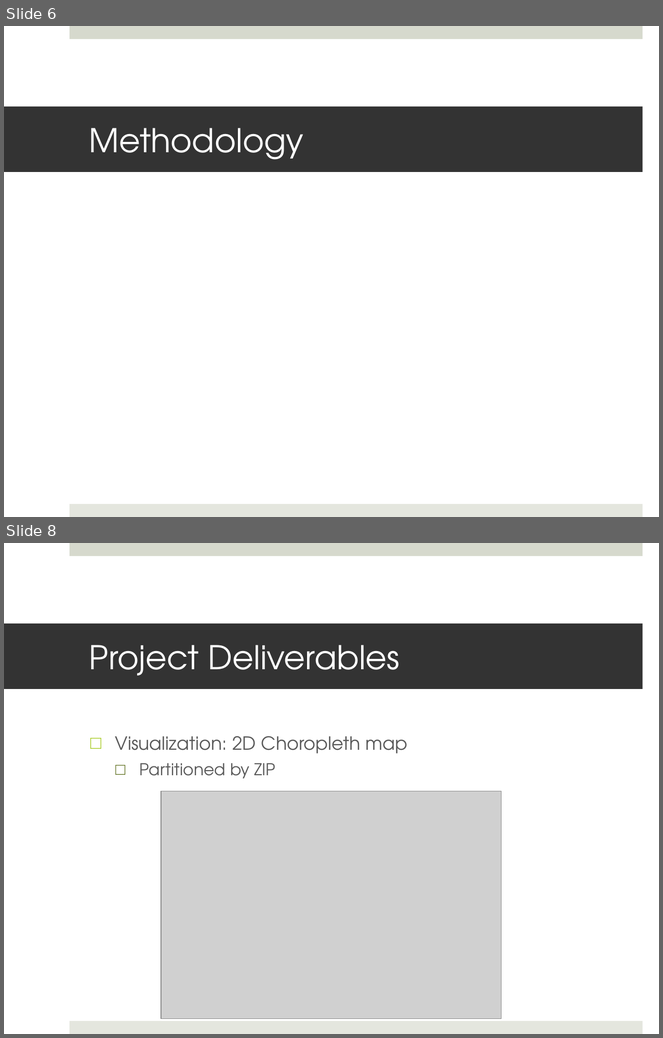
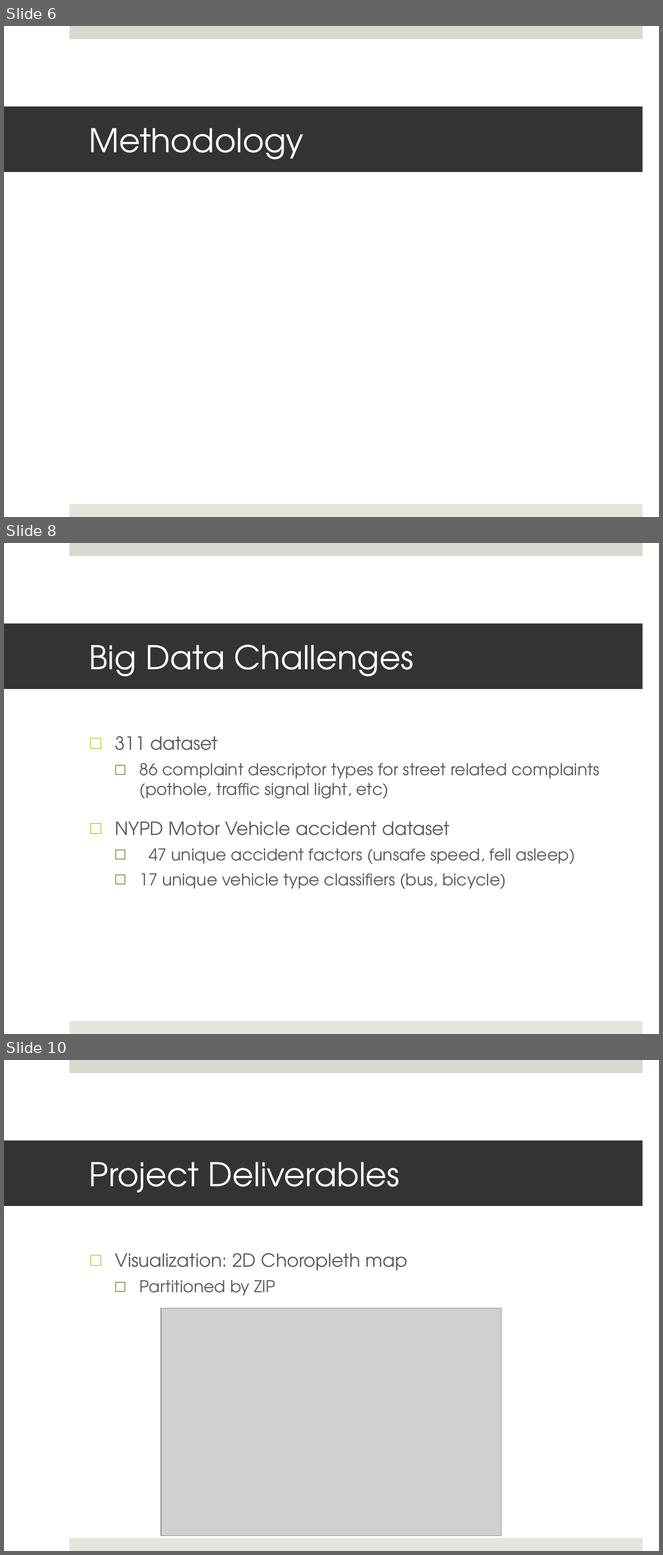
Before and after one commit to JKasakyan/BDM-Final-Project, a slide deck: Documents/Kasakyan_James_Proposal_Final_Presentation.pptx. Shown one above the other, each under a label of ours: slides 6 and 8 before the commit, slides 6, 8 and 10 after it; the slides between them are not shown. The pictures are 663x1038 and 663x1555 pixels, drawn with LibreOffice and Linux fonts; fonts in the diff are those of the drawing; grey boxes stand for pictures. Boxes give left, top, right and bottom in pixels: in the first picture for what was removed or moved away, otherwise in the second. Text is boxed around its words. In the diff, an @@ line names an element or a change of style, - is before the commit and + after.

```diff
--- a/Documents/Kasakyan_James_Proposal_Final_Presentation.pptx
+++ b/Documents/Kasakyan_James_Proposal_Final_Presentation.pptx
@@ slide 8 added at [4,543,659,1034], background #FFFFFF; not listed: 2 template elements that a slide beside it also shows @@
@@ title added at [4,624,643,689], fill #333333, 36 pt, text #FFFFFF @@
+Big Data Challenges
@@ text added at [115,736,600,889], 18 pt, text #595959 @@
+□ 311 dataset
+  □ 86 complaint descriptor types for street related complaints (pothole, traffic signal light, etc)
+□ NYPD Motor Vehicle accident dataset
+  □ 47 unique accident factors (unsafe speed, fell asleep)
+  □ 17 unique vehicle type classifiers (bus, bicycle)
@@ what was slide 8 is now slide 10 @@
```
Also in this commit, not shown: 1 slide changed, 1 other slide added, 32 other files.
